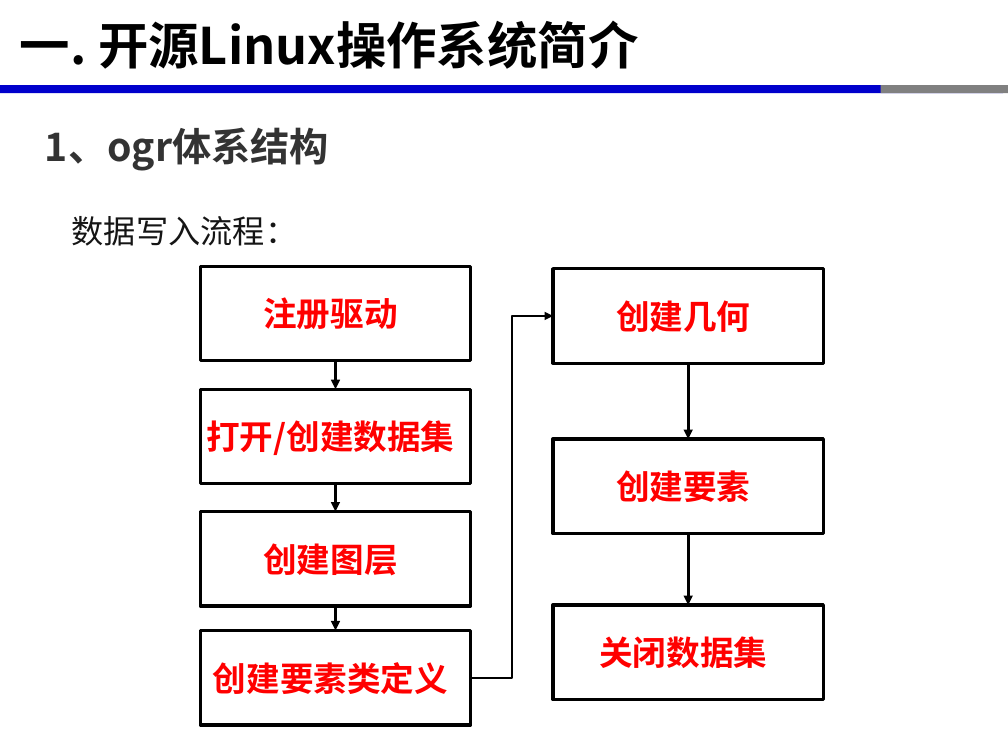
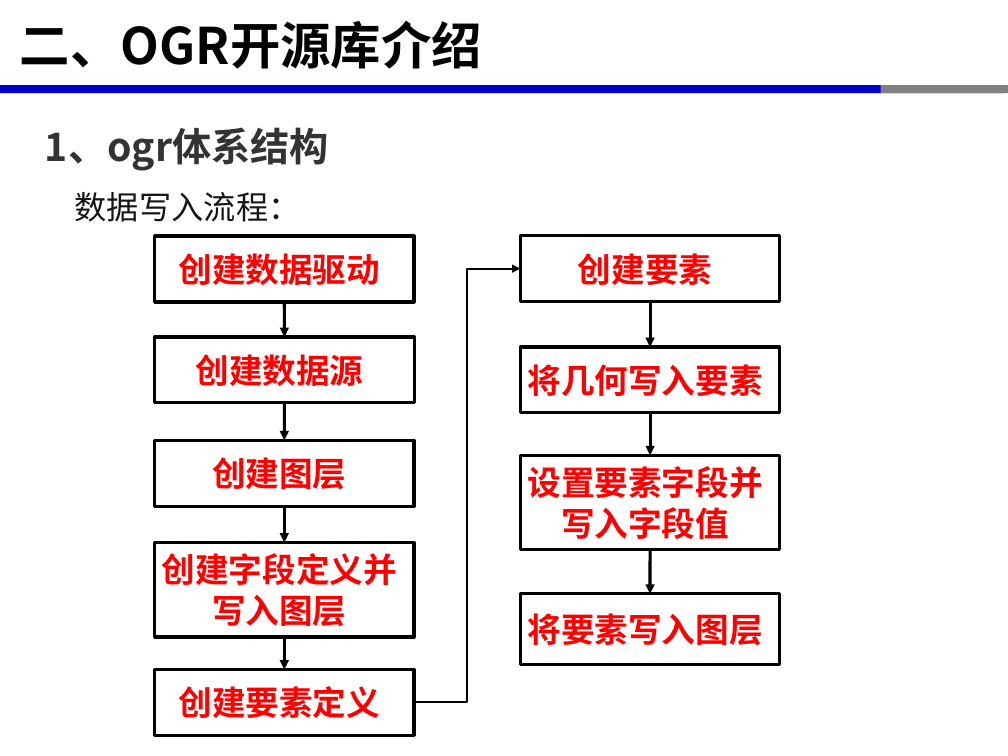
Before and after one commit to xinluo2018/open-source-gis-course, a slide deck: slide 14 of 第4章- OGR开源库及矢量数据处理-8课时/第3章-OGR开源库及矢量数据处理-8学时.pptx (slide 13 before the commit). Drawn at 1008x756 pixels with LibreOffice and Linux fonts; fonts in the diff are those of the drawing. Boxes give left, top, right and bottom in pixels: in the first picture for what was removed or moved away, otherwise in the second. Text is boxed around its words. In the diff, an @@ line names an element or a change of style, - is before the commit and + after.

```diff
--- a/第4章- OGR开源库及矢量数据处理-8课时/第3章-OGR开源库及矢量数据处理-8学时.pptx
+++ b/第4章- OGR开源库及矢量数据处理-8课时/第3章-OGR开源库及矢量数据处理-8学时.pptx
@@ title at box(20, 21, 482, 69): text changed @@
-一. 开源Linux操作系统简介
+二、OGR开源库介绍
@@ text "数据写入流程：": place and size @@
-text "数据写入流程：" at box(72, 216, 297, 246)
+text "数据写入流程：" at box(75, 192, 301, 222)
@@ rectangle "创建数据驱动": place and size @@
-rectangle "创建数据驱动" at box(201, 266, 471, 361)
+rectangle "创建数据驱动" at box(154, 236, 413, 301)
@@ rectangle "创建要素": place and size @@
-rectangle "创建要素" at box(553, 439, 824, 534)
+rectangle "创建要素" at box(520, 236, 779, 301)
@@ text in rectangle at box(179, 253, 381, 285): text changed @@
-注册驱动
+创建数据驱动
@@ elbow arrow moved from (471, 677) - (553, 316) to (414, 703) - (520, 269) @@
@@ arrow moved from (336, 361) - (336, 389) to (284, 302) - (284, 337) @@
@@ arrow moved from (688, 533) - (688, 605) to (650, 301) - (650, 347) @@
@@ rectangle "创建数据源": place and size @@
-rectangle "创建数据源" at box(201, 389, 471, 484)
+rectangle "创建数据源" at box(155, 337, 414, 402)
@@ text in rectangle at box(196, 354, 364, 386): text changed @@
-打开/创建数据集
+创建数据源
@@ rectangle "将几何写入要素": place and size @@
-rectangle "将几何写入要素" at box(553, 268, 824, 363)
+rectangle "将几何写入要素" at box(520, 347, 779, 412)
@@ text in rectangle at box(528, 364, 763, 396): text changed @@
-创建几何
+将几何写入要素
@@ arrow moved from (336, 484) - (336, 511) to (284, 403) - (284, 440) @@
@@ arrow added from (650, 413) to (650, 456), #000000 2.25 pt @@
@@ rectangle "创建图层": place and size @@
-rectangle "创建图层" at box(201, 511, 471, 606)
+rectangle "创建图层" at box(154, 440, 413, 506)
@@ rectangle added at box(520, 456, 779, 550), outline #000000 2.25 pt, 24 pt, text #FF0000, bold @@
+设置要素字段并写入字段值
@@ arrow moved from (336, 606) - (336, 630) to (284, 506) - (284, 542) @@
@@ rectangle added at box(154, 542, 413, 637), outline #000000 2.25 pt, 24 pt, text #FF0000, bold @@
+创建字段定义并写入图层
@@ arrow added from (650, 549) to (650, 594), #000000 2.25 pt @@
@@ rectangle added at box(520, 594, 779, 665), outline #000000 2.25 pt, 24 pt, text #FF0000, bold @@
+将要素写入图层
@@ rectangle removed at box(553, 605, 824, 700) @@
-关闭数据集
@@ arrow moved from (688, 363) - (688, 439) to (284, 637) - (284, 669) @@
@@ rectangle "创建要素定义": place and size @@
-rectangle "创建要素定义" at box(201, 630, 471, 725)
+rectangle "创建要素定义" at box(154, 669, 413, 735)
@@ text in rectangle at box(179, 686, 381, 718): text changed @@
-创建要素类定义
+创建要素定义
```
Also in this commit, not shown: 11 other slides changed, 1 slide added, 15 other files.
